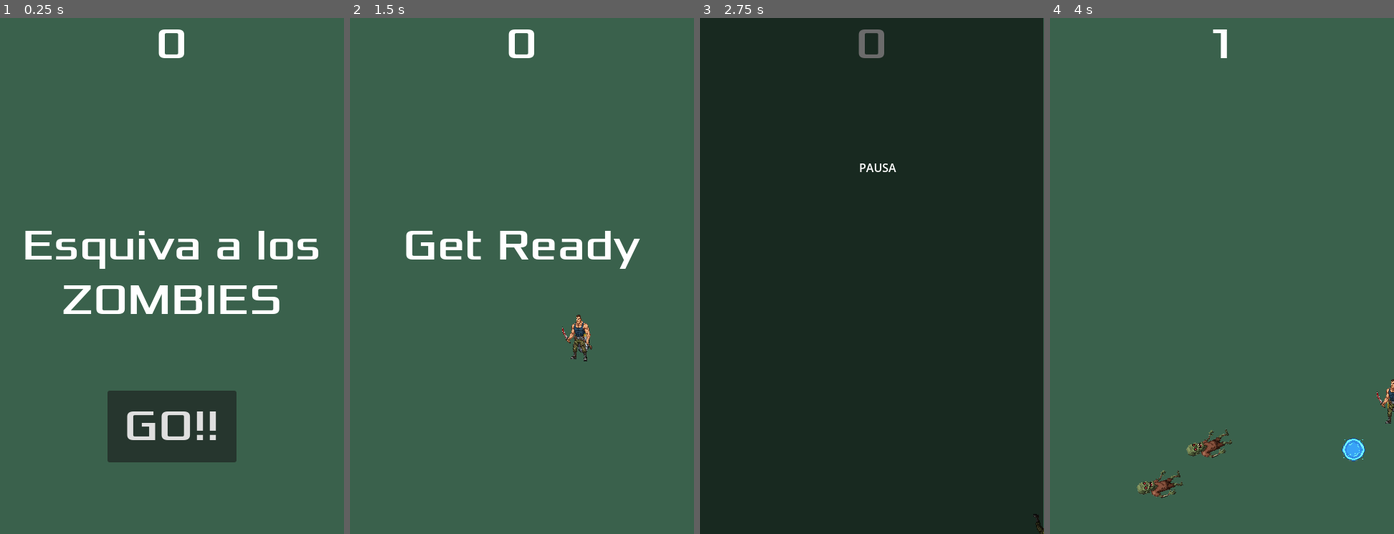
Above: before the commit, frames 1-4 (left to right).
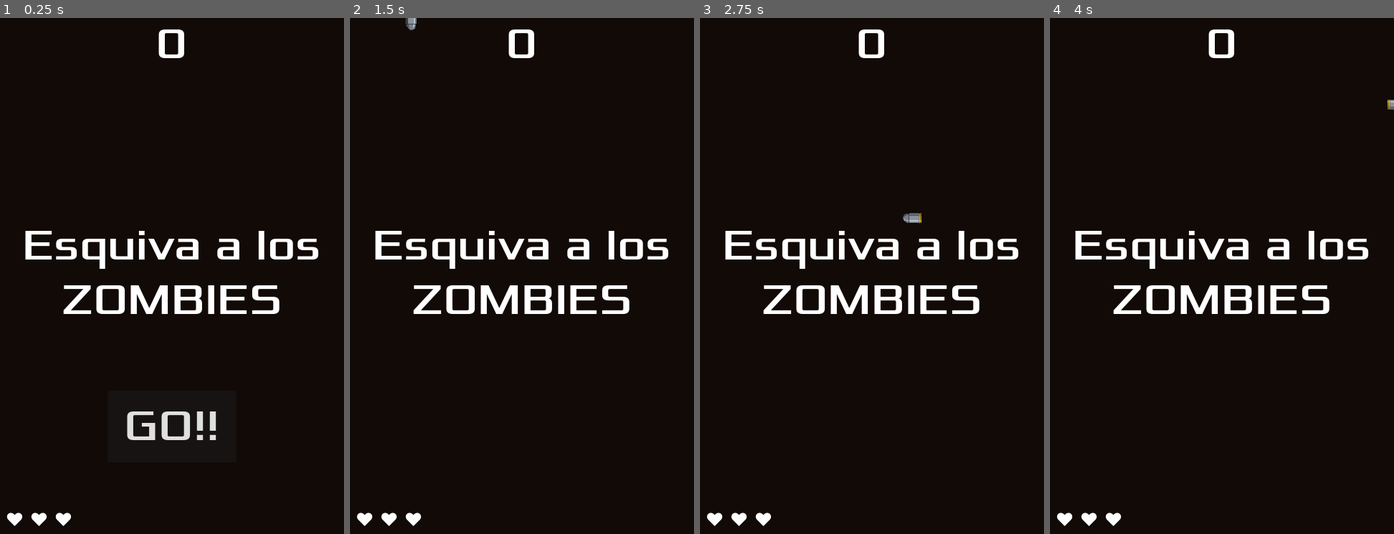
Above: after the commit, the same moments.

Repository: Maureliocdh/dodge_the_creeps
Game: Godot game, scene res://main.tscn
Same seed, same stepped clock (60 frames per second), same inputs: the game is played once before the commit and once after it.
Inputs:
- Up to frame 1 (0.25 s): no input
- Up to frame 2 (1.5 s): click "GO!!" at 0.5 s; tap Enter (ui_accept) at 1.25 s; hold D (move_right) from 1.28 s (still down); hold P from 1.28 s (still down)
- Up to frame 3 (2.75 s): tap Enter (ui_accept) at 1.52, 1.55, 1.82, 2.1, 2.27, 2.57 s; release D (move_right) at 2.03 s; release P at 2.03 s; hold S (move_down) from 2.03 s (still down); tap P at 2.3 s
- Up to frame 4 (4 s): release S (move_down) at 2.78 s; hold D (move_right) 2.78-3.53 s; hold P 2.78-3.53 s; tap Enter (ui_accept) at 3.05, 3.77 s; hold W (move_up) from 3.53 s (still down); tap P at 3.6 s

The runs differ from the first frame. In frame 1, 96% of the frame differs, in the area x 0-100%, y 0-100%; in frame 2, 99%; in frame 3, 100%; in frame 4, 100%.
Error after the commit: Parse Error: Cannot find member "EMISSION_SHAPE_BOX" in base "CPUParticles2D". (res://main.gd:42)

Commit message:
final version

Diff:
--- a/hud.gd
+++ b/hud.gd
@@ -9,9 +9,9 @@
 
 
 func show_game_over():
-	show_message("Game Over")
+	show_message("GAME OVER")
 	await $MessageTimer.timeout
-	$MessageLabel.text = "Dodge the\nCreeps"
+	$MessageLabel.text = "☣ APOCALIPSIS\nDODGE"
 	$MessageLabel.show()
 	await get_tree().create_timer(1).timeout
 	$StartButton.show()
@@ -21,6 +21,13 @@
 	$ScoreLabel.text = str(score)
 
 
+func update_lives(lives: int):
+	var hearts = ""
+	for i in lives:
+		hearts += "❤ "
+	$LivesLabel.text = hearts.strip_edges()
+
+
 func _on_StartButton_pressed():
 	$StartButton.hide()
 	start_game.emit()
--- a/hud.tscn
+++ b/hud.tscn
@@ -57,5 +57,15 @@
 [node name="MessageTimer" type="Timer" parent="." unique_id=1753325667]
 one_shot = true
 
+[node name="LivesLabel" type="Label" parent="." unique_id=777100001]
+layout_mode = 0
+offset_left = 8.0
+offset_top = 682.0
+offset_right = 300.0
+offset_bottom = 720.0
+theme_override_fonts/font = ExtResource("2_2jm3i")
+theme_override_font_sizes/font_size = 28
+text = "❤ ❤ ❤"
+
 [connection signal="pressed" from="StartButton" to="." method="_on_StartButton_pressed"]
 [connection signal="timeout" from="MessageTimer" to="." method="_on_MessageTimer_timeout"]
--- a/main.gd
+++ b/main.gd
@@ -1,8 +1,73 @@
 extends Node
+
 @export var shield_scene: PackedScene
-
 @export var mob_scene: PackedScene
+
 var score
+var lives := 3
+
+var _hit_sound: AudioStreamPlayer
+var _pickup_sound: AudioStreamPlayer
+
+
+func _ready():
+	_setup_sounds()
+	_setup_background_fx()
+
+
+func _setup_sounds():
+	# Reutiliza el stream del DeathSound con diferentes tonos para más efectos
+	_hit_sound = AudioStreamPlayer.new()
+	_hit_sound.stream = $DeathSound.stream
+	_hit_sound.pitch_scale = 1.8
+	_hit_sound.volume_db = -4
+	_hit_sound.name = "HitSound"
+	add_child(_hit_sound)
+
+	_pickup_sound = AudioStreamPlayer.new()
+	_pickup_sound.stream = $DeathSound.stream
+	_pickup_sound.pitch_scale = 4.5
+	_pickup_sound.volume_db = -4
+	_pickup_sound.name = "PickupSound"
+	add_child(_pickup_sound)
+
+
+func _setup_background_fx():
+	# Partículas de brasa/ceniza cayendo — efecto apocalíptico
+	var embers = CPUParticles2D.new()
+	embers.name = "Embers"
+	embers.amount = 55
+	embers.lifetime = 9.0
+	embers.speed_scale = 0.9
+	embers.emission_shape = CPUParticles2D.EMISSION_SHAPE_BOX
+	embers.emission_rect_extents = Vector2(240, 2)
+	embers.direction = Vector2(0.15, 1.0)
+	embers.spread = 20.0
+	embers.initial_velocity_min = 18.0
+	embers.initial_velocity_max = 55.0
+	embers.gravity = Vector2(3.0, 18.0)
+	embers.scale_amount_min = 1.5
+	embers.scale_amount_max = 4.5
+	embers.color = Color(1.0, 0.38, 0.06, 0.75)
+	embers.position = Vector2(240, -10)
+	embers.z_index = -1
+	add_child(embers)
+
+	# Pulso rojo suave de fondo — atmósfera de peligro
+	var overlay = ColorRect.new()
+	overlay.name = "DangerOverlay"
+	overlay.anchor_right = 1.0
+	overlay.anchor_bottom = 1.0
+	overlay.grow_horizontal = 2
+	overlay.grow_vertical = 2
+	overlay.color = Color(0.55, 0.0, 0.0, 0.0)
+	overlay.mouse_filter = Control.MOUSE_FILTER_IGNORE
+	overlay.z_index = 5
+	$CanvasLayer.add_child(overlay)
+	var pulse = create_tween().set_loops()
+	pulse.tween_property(overlay, "color:a", 0.07, 1.2)
+	pulse.tween_property(overlay, "color:a", 0.0, 1.2)
+
 
 func game_over():
 	$ScoreTimer.stop()
@@ -11,49 +76,42 @@
 	$Music.stop()
 	$DeathSound.play()
 	$PowerupTimer.stop()
-
+	get_tree().call_group(&"powerups", &"queue_free")
 
 
 func new_game():
+	lives = 3
 	get_tree().call_group(&"mobs", &"queue_free")
+	get_tree().call_group(&"powerups", &"queue_free")
 	score = 0
 	$Player.start($StartPosition.position)
 	$StartTimer.start()
 	$HUD.update_score(score)
-	$HUD.show_message("Get Ready")
+	$HUD.update_lives(lives)
+	$HUD.show_message("¡SOBREVIVE!")
 	$Music.play()
 	$PowerupTimer.start()
 
 
 func _on_MobTimer_timeout():
-	# Create a new instance of the Mob scene.
 	var mob = mob_scene.instantiate()
-
-	# Choose a random location on Path2D.
 	var mob_spawn_location = get_node(^"MobPath/MobSpawnLocation")
 	mob_spawn_location.progress_ratio = randf()
-
-	# Set the mob's position to a random location.
 	mob.position = mob_spawn_location.position
-
-	# Set the mob's direction perpendicular to the path direction.
 	var direction = mob_spawn_location.rotation + PI / 2
-
-	# Add some randomness to the direction.
 	direction += randf_range(-PI / 4, PI / 4)
 	mob.rotation = direction
-
-	# Choose the velocity for the mob.
 	var velocity = Vector2(randf_range(150.0, 250.0), 0.0)
 	mob.linear_velocity = velocity.rotated(direction)
-
-	# Spawn the mob by adding it to the Main scene.
 	add_child(mob)
 
 
 func _on_ScoreTimer_timeout():
 	score += 1
 	$HUD.update_score(score)
+	# Aumenta la dificultad: enemigos más rápidos cada 20 puntos
+	if score % 20 == 0 and $MobTimer.wait_time > 0.2:
+		$MobTimer.wait_time = max(0.2, $MobTimer.wait_time - 0.05)
 
 
 func _on_StartTimer_timeout():
@@ -61,24 +119,131 @@
 	$ScoreTimer.start()
 
 
-
-
 func _on_powerup_timer_timeout() -> void:
-	var shield = shield_scene.instantiate()
-	# Genera una posición aleatoria dentro de la pantalla
-	shield.position = Vector2(randf_range(0, 480), randf_range(0, 720))
-	add_child(shield)
-
-	pass # Replace with function body.
+	var r = randi() % 3
+	match r:
+		0:
+			if shield_scene:
+				var shield = shield_scene.instantiate()
+				shield.add_to_group(&"powerups")
+				shield.position = Vector2(randf_range(50, 430), randf_range(50, 650))
+				add_child(shield)
+		1:
+			_spawn_speed_powerup()
+		2:
+			_spawn_life_powerup()
+
+
+func _spawn_speed_powerup():
+	var area = Area2D.new()
+	area.add_to_group(&"powerups")
+	area.position = Vector2(randf_range(50, 430), randf_range(50, 650))
+
+	var bg = ColorRect.new()
+	bg.size = Vector2(52, 52)
+	bg.position = Vector2(-26, -26)
+	bg.color = Color(1.0, 0.85, 0.0, 0.92)
+	area.add_child(bg)
+
+	var lbl = Label.new()
+	lbl.text = "⚡"
+	lbl.add_theme_font_size_override("font_size", 32)
+	lbl.position = Vector2(-20, -26)
+	area.add_child(lbl)
+
+	var col = CollisionShape2D.new()
+	var shape = CircleShape2D.new()
+	shape.radius = 26.0
+	col.shape = shape
+	area.add_child(col)
+
+	# Pulso de escala
+	var tw = area.create_tween().set_loops()
+	tw.tween_property(area, "scale", Vector2(1.15, 1.15), 0.4)
+	tw.tween_property(area, "scale", Vector2(1.0, 1.0), 0.4)
+
+	area.area_entered.connect(func(other): _on_speed_powerup_picked(other, area))
+	add_child(area)
+	get_tree().create_timer(12.0).timeout.connect(func(): if is_instance_valid(area): area.queue_free())
+
+
+func _on_speed_powerup_picked(other_area, powerup):
+	if other_area.name == "Player":
+		other_area.activate_speed_boost()
+		play_powerup_sound()
+		powerup.queue_free()
+
+
+func _spawn_life_powerup():
+	var area = Area2D.new()
+	area.add_to_group(&"powerups")
+	area.position = Vector2(randf_range(50, 430), randf_range(50, 650))
+
+	var bg = ColorRect.new()
+	bg.size = Vector2(52, 52)
+	bg.position = Vector2(-26, -26)
+	bg.color = Color(0.9, 0.1, 0.2, 0.92)
+	area.add_child(bg)
+
+	var lbl = Label.new()
+	lbl.text = "❤"
+	lbl.add_theme_font_size_override("font_size", 30)
+	lbl.position = Vector2(-19, -25)
+	area.add_child(lbl)
+
+	var col = CollisionShape2D.new()
+	var shape = CircleShape2D.new()
+	shape.radius = 26.0
+	col.shape = shape
+	area.add_child(col)
+
+	var tw = area.create_tween().set_loops()
+	tw.tween_property(area, "scale", Vector2(1.15, 1.15), 0.5)
+	tw.tween_property(area, "scale", Vector2(1.0, 1.0), 0.5)
+
+	area.area_entered.connect(func(other): _on_life_powerup_picked(other, area))
+	add_child(area)
+	get_tree().create_timer(12.0).timeout.connect(func(): if is_instance_valid(area): area.queue_free())
+
+
+func _on_life_powerup_picked(other_area, powerup):
+	if other_area.name == "Player":
+		add_life()
+		play_powerup_sound()
+		powerup.queue_free()
+
+
+func add_life():
+	if lives < 5:
+		lives += 1
+		$HUD.update_lives(lives)
+
+
+func play_hit_sound():
+	if is_instance_valid(_hit_sound):
+		_hit_sound.play()
+
+
+func play_powerup_sound():
+	if is_instance_valid(_pickup_sound):
+		_pickup_sound.play()
 
 
 func _input(event):
-	# Si presionas la tecla ESC o P
 	if event.is_action_pressed("ui_cancel") or Input.is_key_pressed(KEY_P):
 		var estado_actual = get_tree().paused
-		get_tree().paused = !estado_actual # Cambia de pausa a juego y viceversa
-		$CanvasLayer/menupausa.visible = !estado_actual # Muestra u oculta el fondo negro
+		get_tree().paused = !estado_actual
+		$CanvasLayer/menupausa.visible = !estado_actual
+
 
 func _on_player_hit() -> void:
-	game_over()
-	$PowerupTimer.stop()
+	lives -= 1
+	$HUD.update_lives(lives)
+	play_hit_sound()
+	if lives <= 0:
+		$PowerupTimer.stop()
+		game_over()
+	else:
+		$HUD.show_message("❤ " + str(lives) + " vidas")
+		await get_tree().create_timer(0.4).timeout
+		$Player.respawn($StartPosition.position)
--- a/main.tscn
+++ b/main.tscn
@@ -26,7 +26,7 @@
 anchor_bottom = 1.0
 grow_horizontal = 2
 grow_vertical = 2
-color = Color(0.22724131, 0.38059342, 0.2980334, 1)
+color = Color(0.07, 0.04, 0.03, 1)
 
 [node name="Player" parent="." unique_id=927660131 instance=ExtResource("3_veqnc")]
 
--- a/mob.gd
+++ b/mob.gd
@@ -2,8 +2,30 @@
 
 func _ready():
 	var mob_types = Array($AnimatedSprite2D.sprite_frames.get_animation_names())
-	$AnimatedSprite2D.animation = mob_types.pick_random()
+	var chosen = mob_types.pick_random()
+	$AnimatedSprite2D.animation = chosen
 	$AnimatedSprite2D.play()
+
+	# Different speed and appearance per enemy type
+	match chosen:
+		"fly":
+			# Volador rapido — rojo sangre
+			linear_velocity *= 1.9
+			modulate = Color(1.2, 0.5, 0.5)
+			$AnimatedSprite2D.scale *= 0.85
+		"swim":
+			# Lento pero grande — azul toxido
+			linear_velocity *= 0.65
+			modulate = Color(0.5, 0.9, 1.2)
+			$AnimatedSprite2D.scale *= 1.25
+		"walk":
+			# Caminante normal — verde putrefacto
+			modulate = Color(0.6, 1.1, 0.6)
+		"zombie":
+			# Zombie clasico — muy rapido y pequeño
+			linear_velocity *= 2.2
+			modulate = Color(0.8, 1.0, 0.5)
+			$AnimatedSprite2D.scale *= 0.7
 
 
 func _on_VisibilityNotifier2D_screen_exited():
--- a/mob.tscn
+++ b/mob.tscn
@@ -3,29 +3,46 @@
 [ext_resource type="Script" uid="uid://cypxpb8arjrqt" path="res://mob.gd" id="1"]
 [ext_resource type="Texture2D" uid="uid://bx2m0x7dnkpiy" path="res://art/zombie1.png" id="2_ubaqv"]
 [ext_resource type="Texture2D" uid="uid://bdtjj24vquccl" path="res://art/zombie.png" id="3_p11y5"]
+[ext_resource type="Texture2D" uid="uid://dun74wipekpfq" path="res://art/enemyFlyingAlt_1.png" id="4_fly1"]
+[ext_resource type="Texture2D" uid="uid://vusf51hepduk" path="res://art/enemyFlyingAlt_2.png" id="5_fly2"]
+[ext_resource type="Texture2D" uid="uid://d182mv7y80xqy" path="res://art/enemySwimming_1.png" id="6_swm1"]
+[ext_resource type="Texture2D" uid="uid://dmgglhdyowipd" path="res://art/enemySwimming_2.png" id="7_swm2"]
+[ext_resource type="Texture2D" uid="uid://dgwhuvn7qb4iy" path="res://art/enemyWalking_1.png" id="8_wlk1"]
+[ext_resource type="Texture2D" uid="uid://dyw702efe6meu" path="res://art/enemyWalking_2.png" id="9_wlk2"]
 
 [sub_resource type="SpriteFrames" id="1"]
 animations = [{
 "frames": [{
 "duration": 1.0,
-"texture": ExtResource("2_ubaqv")
+"texture": ExtResource("4_fly1")
 }, {
 "duration": 1.0,
-"texture": ExtResource("3_p11y5")
+"texture": ExtResource("5_fly2")
 }],
 "loop": true,
 "name": &"fly",
-"speed": 3.0
+"speed": 6.0
 }, {
 "frames": [{
 "duration": 1.0,
-"texture": ExtResource("2_ubaqv")
+"texture": ExtResource("6_swm1")
 }, {
 "duration": 1.0,
-"texture": ExtResource("3_p11y5")
+"texture": ExtResource("7_swm2")
 }],
 "loop": true,
 "name": &"swim",
+"speed": 4.0
+}, {
+"frames": [{
+"duration": 1.0,
+"texture": ExtResource("8_wlk1")
+}, {
+"duration": 1.0,
+"texture": ExtResource("9_wlk2")
+}],
+"loop": true,
+"name": &"walk",
 "speed": 4.0
 }, {
 "frames": [{
@@ -36,8 +53,8 @@
 "texture": ExtResource("3_p11y5")
 }],
 "loop": true,
-"name": &"walk",
-"speed": 4.0
+"name": &"zombie",
+"speed": 5.0
 }]
 
 [sub_resource type="CapsuleShape2D" id="2"]
--- a/player.gd
+++ b/player.gd
@@ -2,8 +2,12 @@
 
 signal hit
 @export var bullet_scene: PackedScene
-@export var speed = 400 # How fast the player will move (pixels/sec).
-var screen_size # Size of the game window.
+@export var speed = 400
+var screen_size
+
+var invincible = false
+var has_shield = false
+var speed_boost_active = false
 
 func _ready():
 	screen_size = get_viewport_rect().size
@@ -11,7 +15,7 @@
 
 
 func _process(delta):
-	var velocity = Vector2.ZERO # The player's movement vector.
+	var velocity = Vector2.ZERO
 	if Input.is_action_pressed(&"move_right"):
 		velocity.x += 1
 	if Input.is_action_pressed(&"move_left"):
@@ -45,34 +49,77 @@
 	if Input.is_action_just_pressed("ui_accept"):
 		shoot()
 
+
 func shoot():
 	if bullet_scene:
 		var bala = bullet_scene.instantiate()
 		get_parent().add_child(bala)
 		bala.position = position
-
-		# Usamos la rotación actual del jugador para calcular la dirección
-		# Vector2.UP.rotated(rotation) toma el vector "arriba" y lo gira lo que diga el jugador
 		var spawn_direction = Vector2.UP.rotated(rotation)
-
-		# Si el personaje está mirando a la izquierda (flip_h), forzamos dirección izquierda
 		if $AnimatedSprite2D.animation == &"right" and $AnimatedSprite2D.flip_h:
 			spawn_direction = Vector2.LEFT
 		elif $AnimatedSprite2D.animation == &"right" and not $AnimatedSprite2D.flip_h:
 			spawn_direction = Vector2.RIGHT
+		bala.direction = spawn_direction
+		bala.rotation = spawn_direction.angle() + PI/2
 
-		bala.direction = spawn_direction
-		# Rotamos la bala para que apunte a donde va
-		bala.rotation = spawn_direction.angle() + PI/2
 
 func start(pos):
 	position = pos
 	rotation = 0
+	invincible = false
+	speed_boost_active = false
+	speed = 400
+	modulate = Color(1, 1, 1)
+	$AnimatedSprite2D.modulate.a = 1.0
 	show()
 	$CollisionShape2D.disabled = false
 
 
+func respawn(pos):
+	position = pos
+	rotation = 0
+	show()
+	$CollisionShape2D.set_deferred(&"disabled", false)
+	invincible = true
+	# Parpadeo de invencibilidad durante 2 segundos
+	var tween = create_tween().set_loops(10)
+	tween.tween_property($AnimatedSprite2D, "modulate:a", 0.15, 0.1)
+	tween.tween_property($AnimatedSprite2D, "modulate:a", 1.0, 0.1)
+	await get_tree().create_timer(2.0).timeout
+	invincible = false
+	$AnimatedSprite2D.modulate.a = 1.0
+
+
+func activate_shield():
+	has_shield = true
+	$ShieldSprite.show()
+
+
+func desactivate_shield():
+	has_shield = false
+	$ShieldSprite.hide()
+
+
+func activate_speed_boost():
+	if speed_boost_active:
+		return
+	speed_boost_active = true
+	speed = 800
+	modulate = Color(1.0, 1.0, 0.3)
+	# Partícula de velocidad
+	var tween = create_tween()
+	tween.tween_interval(5.0)
+	tween.tween_callback(func():
+		speed = 400
+		speed_boost_active = false
+		modulate = Color(1, 1, 1)
+	)
+
+
 func _on_body_entered(_body):
+	if invincible:
+		return
 	if has_shield:
 		desactivate_shield()
 		_body.queue_free()
@@ -80,14 +127,3 @@
 		hide()
 		hit.emit()
 		$CollisionShape2D.set_deferred(&"disabled", true)
-
-
-var has_shield = false
-
-func activate_shield():
-	has_shield = true
-	$ShieldSprite.show()
-
-func desactivate_shield():
-	has_shield = false
-	$ShieldSprite.hide()
--- a/shield_item.gd
+++ b/shield_item.gd
@@ -1,14 +1,21 @@
 extends Area2D
 
 func _ready() -> void:
-	pass
+	# Pulso visual para el escudo
+	var tw = create_tween().set_loops()
+	tw.tween_property(self, "scale", Vector2(1.2, 1.2), 0.45)
+	tw.tween_property(self, "scale", Vector2(1.0, 1.0), 0.45)
+
 
 func _process(_delta: float) -> void:
 	pass
 
+
 func _on_area_entered(area):
-	# Si el objeto que nos toca es el Player
 	if area.name == "Player":
 		if area.has_method("activate_shield"):
 			area.activate_shield()
-			queue_free()
+		var main = get_parent()
+		if main.has_method("play_powerup_sound"):
+			main.play_powerup_sound()
+		queue_free()
